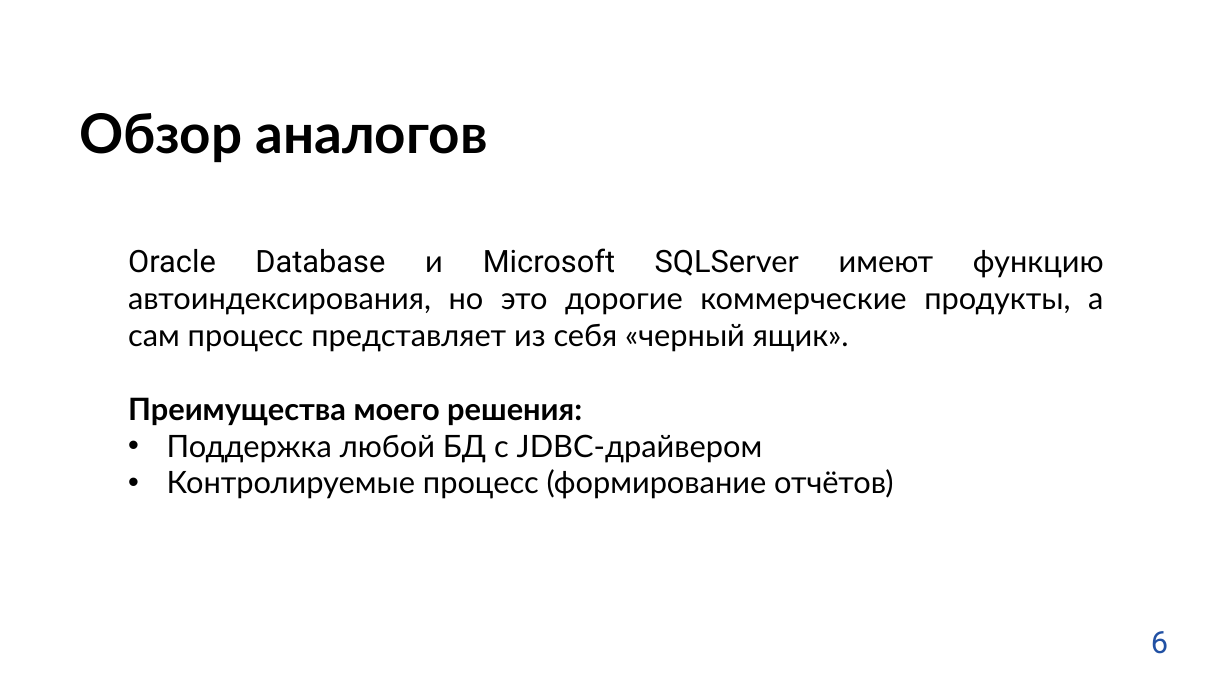
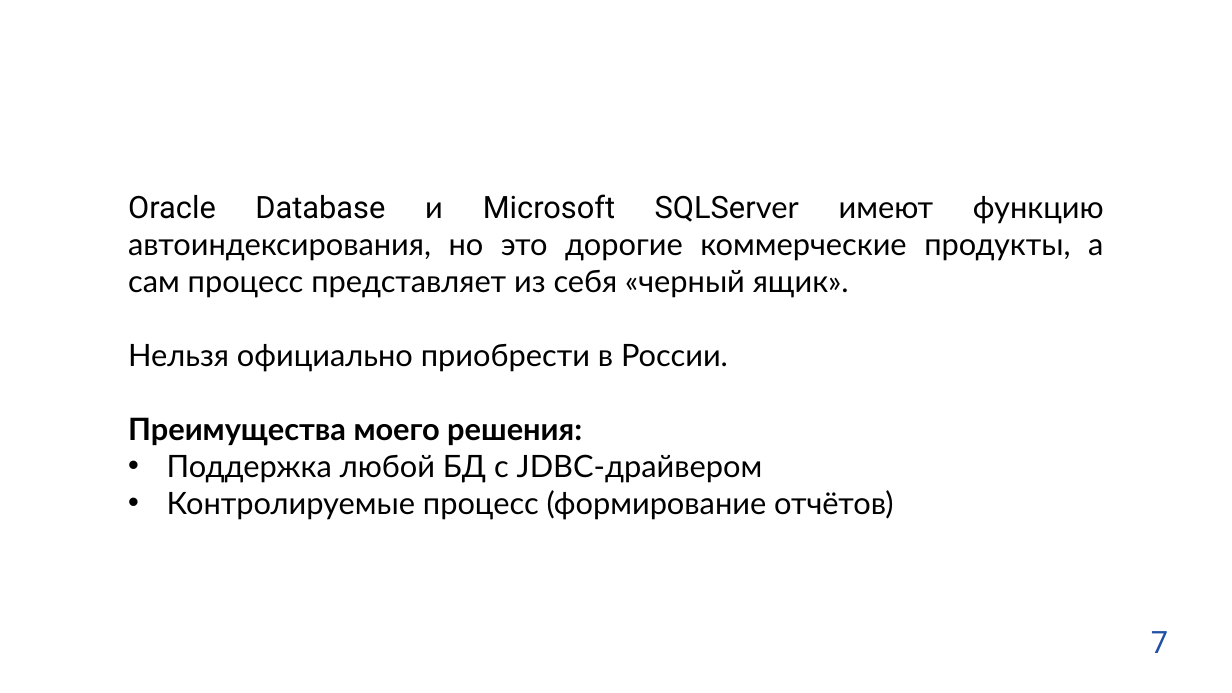
Before and after one commit to testpassword/Diploma-bachelor-degree-2022, a slide deck: slide 7 of docs/предзащита_2.pptx (slide 6 before the commit). Drawn at 1232x693 pixels with LibreOffice and Linux fonts; fonts in the diff are those of the drawing; background and template pictures are left out. Boxes give left, top, right and bottom in pixels: in the first picture for what was removed or moved away, otherwise in the second. Text is boxed around its words. In the diff, an @@ line names an element or a change of style, - is before the commit and + after.

```diff
--- a/docs/предзащита_2.pptx
+++ b/docs/предзащита_2.pptx
@@ title removed at bbox=[79, 113, 488, 163] @@
-Обзор аналогов
@@ text "Oracle Database и Microsoft SQLServer ...": place and size @@
-text "Oracle Database и Microsoft SQLServer ..." at bbox=[128, 248, 1104, 499]
+text "Oracle Database и Microsoft SQLServer ..." at bbox=[128, 194, 1104, 520]
@@ text at bbox=[128, 343, 728, 372]: paragraph added @@
+Нельзя официально приобрести в России.
@@ text at bbox=[1151, 631, 1168, 653]: text changed @@
-6
+7
```
Also in this commit, not shown: 6 other slides changed, 3 slides added, 1 slide removed, 24 other files.
